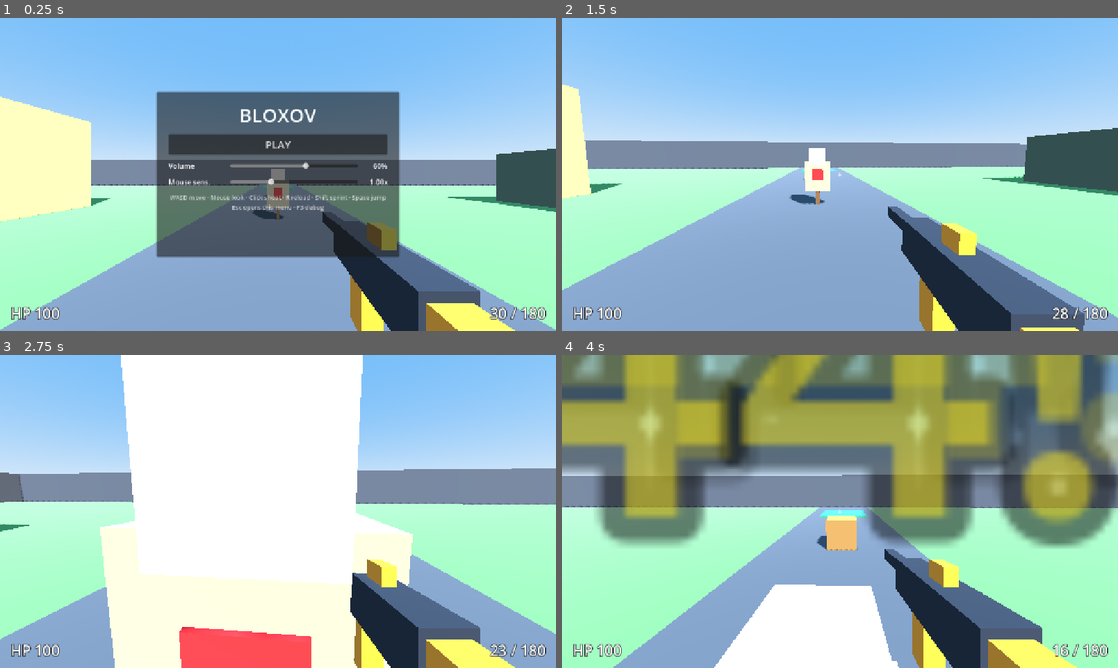
Above: before the commit, frames 1-4 (two rows, left to right).
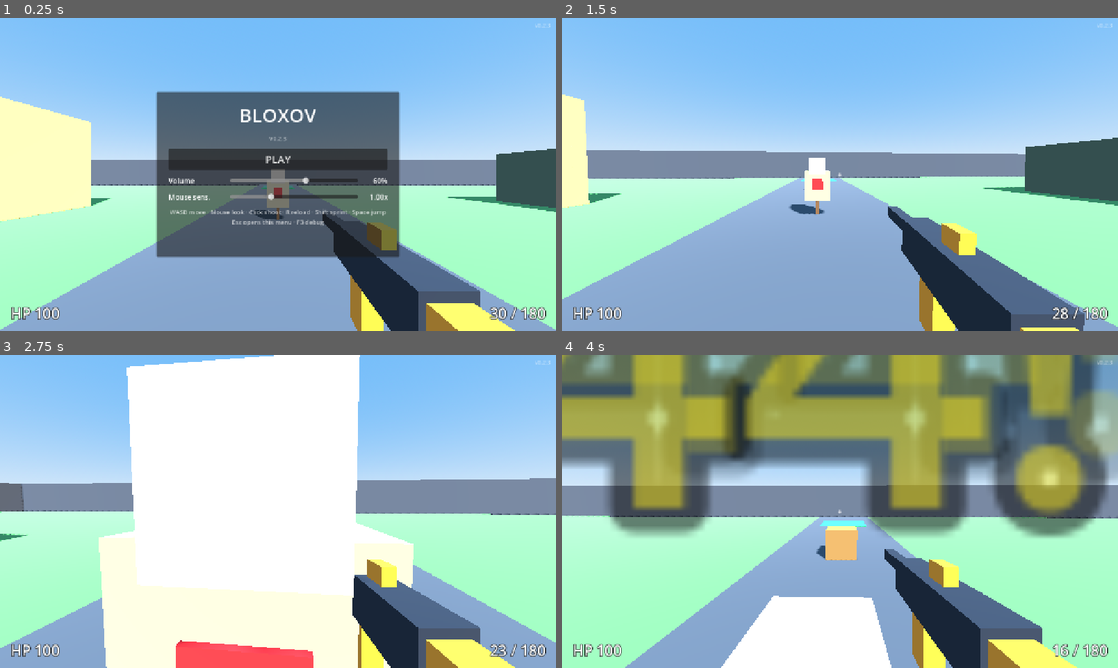
Above: after the commit, the same moments.

Repository: TavishHanda/Bloxov
Game: Godot game, scene res://scenes/main.tscn
The game is run twice, just before and just after one commit, with the same random seed, the same clock (stepped at 60 frames per second) and the same inputs.
Inputs (mouse positions are in pixels of both pictures, inside the frame that each line leads up to):
- Up to frame 1 (0.25 s): no input
- Up to frame 2 (1.5 s): click "PLAY" at 0.5 s; tap Enter at 1.25 s; move the mouse to (867, 174) at 1.27 s; press the mouse at (867, 174) at 1.28 s; hold W (move_forward) from 1.28 s (still down)
- Up to frame 3 (2.75 s): keep holding W (move_forward); tap Space (jump) at 1.52, 2.27 s; move the mouse to (250, 511) at 2.02 s; release the mouse at (250, 511) at 2.03 s; tap Shift (sprint) at 2.1 s
- Up to frame 4 (4 s): keep holding W (move_forward); move the mouse to (851, 505) at 2.77 s; press the mouse at (851, 505) at 2.78 s; move the mouse to (834, 517) at 3.52 s; release the mouse at (834, 517) at 3.53 s; tap Shift (sprint) at 3.6 s; tap Space (jump) at 3.77 s

The runs differ from the first frame. In frame 1, 5.1% of the frame differs, in the area x 30-99%, y 1-67%; in frame 2, 9.9%; in frame 3, 10%; in frame 4, 25%, in the area x 0-100%, y 0-100%.

Commit message:
v0.2.3: show version number in game, add changelog
Versions are 0.PHASE.CHANGE. Version lives in project.godot and is shown
in the pause menu and the top-right corner. Past builds are tagged
v0.1.0 through v0.2.2.

Co-Authored-By: Claude Opus 5.5 <noreply@anthropic.com>
Claude-Session: https://claude.ai/code/session_01UD2sjGi5qVVaB7czBfXX2M

Diff:
--- a/project.godot
+++ b/project.godot
@@ -12,6 +12,7 @@
 
 config/name="Bloxov"
 config/description="Blocky voxel extraction shooter."
+config/version="0.2.3"
 run/main_scene="res://scenes/main.tscn"
 config/features=PackedStringArray("4.5", "GL Compatibility")
 
--- a/scenes/main.tscn
+++ b/scenes/main.tscn
@@ -511,6 +511,13 @@
 text = "BLOXOV"
 horizontal_alignment = 1
 
+[node name="Version" type="Label" parent="HUD/Menu/Margin/VBox"]
+modulate = Color(1, 1, 1, 0.6)
+layout_mode = 2
+theme_override_font_sizes/font_size = 14
+text = "v0.0.0"
+horizontal_alignment = 1
+
 [node name="PlayButton" type="Button" parent="HUD/Menu/Margin/VBox"]
 custom_minimum_size = Vector2(0, 48)
 layout_mode = 2
@@ -571,3 +578,17 @@
 Esc opens this menu · F3 debug"
 horizontal_alignment = 1
 autowrap_mode = 3
+
+[node name="VersionCorner" type="Label" parent="HUD"]
+modulate = Color(1, 1, 1, 0.45)
+anchors_preset = 1
+anchor_left = 1.0
+anchor_right = 1.0
+offset_left = -160.0
+offset_top = 8.0
+offset_right = -12.0
+offset_bottom = 30.0
+grow_horizontal = 0
+theme_override_font_sizes/font_size = 13
+text = "v0.0.0"
+horizontal_alignment = 2
--- a/scripts/hud.gd
+++ b/scripts/hud.gd
@@ -20,6 +20,8 @@
 @onready var volume_value: Label = $Menu/Margin/VBox/VolumeRow/Value
 @onready var sensitivity_slider: HSlider = $Menu/Margin/VBox/SensitivityRow/Slider
 @onready var sensitivity_value: Label = $Menu/Margin/VBox/SensitivityRow/Value
+@onready var menu_version: Label = $Menu/Margin/VBox/Version
+@onready var corner_version: Label = $VersionCorner
 
 var _hit_marker_time := 0.0
 var _indicator_time := 0.0
@@ -27,6 +29,9 @@
 
 
 func _ready() -> void:
+	var version := "v%s" % ProjectSettings.get_setting("application/config/version", "?")
+	menu_version.text = version
+	corner_version.text = version
 	GameSettings.load_settings()
 	volume_slider.value = GameSettings.volume * 100.0
 	sensitivity_slider.value = GameSettings.sensitivity * 100.0
Not shown, changed: .github/workflows/web.yml
Not shown, added: CHANGELOG.md
Not shown, added: CLAUDE.md
Not shown, changed: README.md
